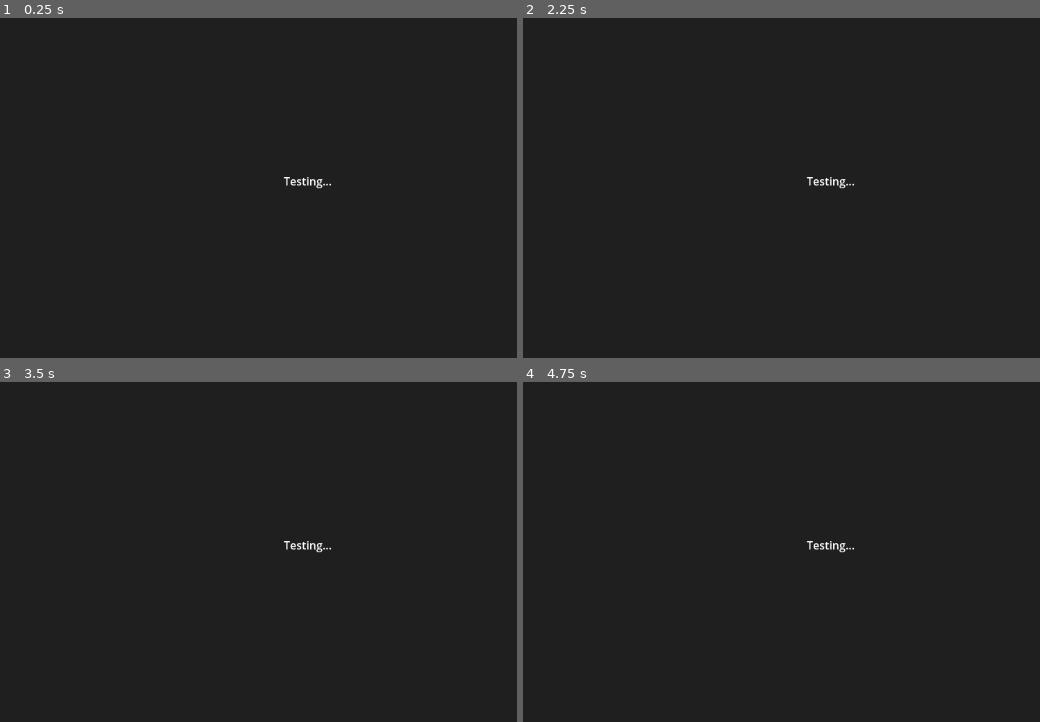
Above: before the commit, frames 1-4 (two rows, left to right).
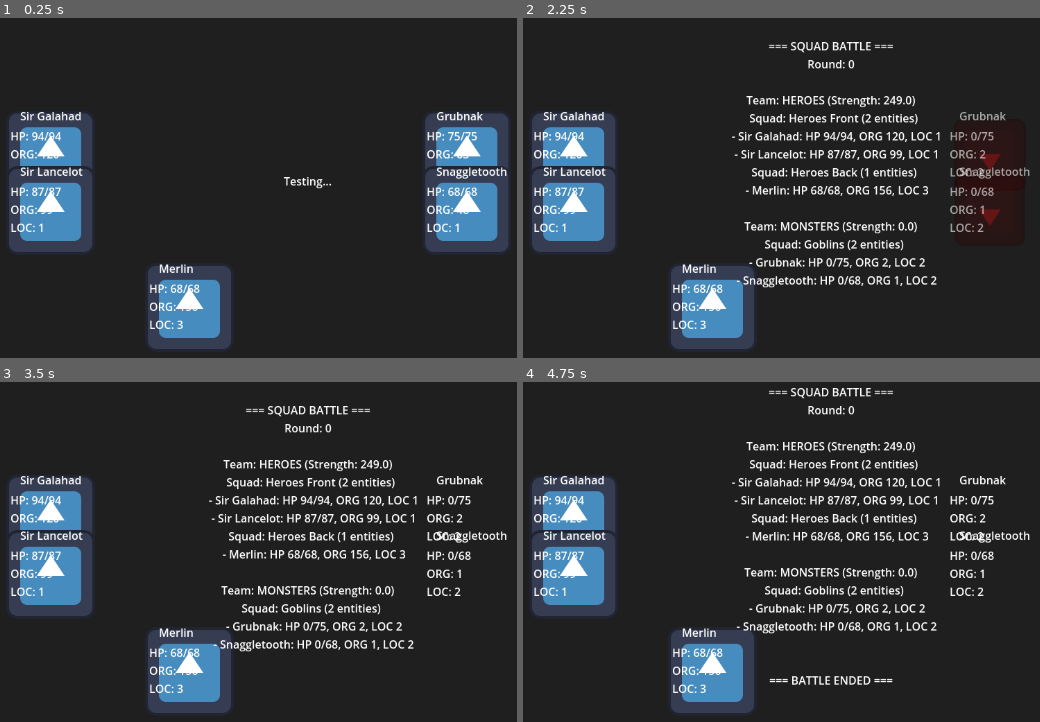
Above: after the commit, the same moments.

Repository: Jack41784090/try-1-gd
Game: Godot game, scene res://scenes/demos/squad_battle_demo.tscn
The game is run twice, just before and just after one commit, with the same random seed, the same clock (stepped at 60 frames per second) and the same inputs. This scene is started directly instead of the project's main scene. The engine's default icon, where the game draws it, is replaced by a stand-in: a white triangle on a blue panel in a dark square.
Inputs:
- Up to frame 1 (0.25 s): no input
- Up to frame 2 (2.25 s): tap Enter at 0.5, 2 s; tap Space at 1.25 s
- Up to frame 3 (3.5 s): tap Space at 2.75 s
- Up to frame 4 (4.75 s): tap Enter at 3.5 s

The runs differ from the first frame. In frame 1, 17% of the frame differs, in the area x 1-99%, y 27-98%; in frame 2, 17%; in frame 3, 17%; in frame 4, 17%, in the area x 1-99%, y 1-98%.

Commit message:
demo migrations

Diff:
--- a/scenes/demos/squad_battle_demo.tscn
+++ b/scenes/demos/squad_battle_demo.tscn
@@ -14,7 +14,6 @@
 color = Color(0.121569, 0.121569, 0.121569, 1)
 
 [node name="UILayer" type="CanvasLayer" parent="."]
-layer = 1
 
 [node name="InfoLabel" type="Label" parent="UILayer"]
 offset_left = 6.0
Not shown: 1 places in scenes/demos/squad_battle_demo.tscn that only renumber resources
